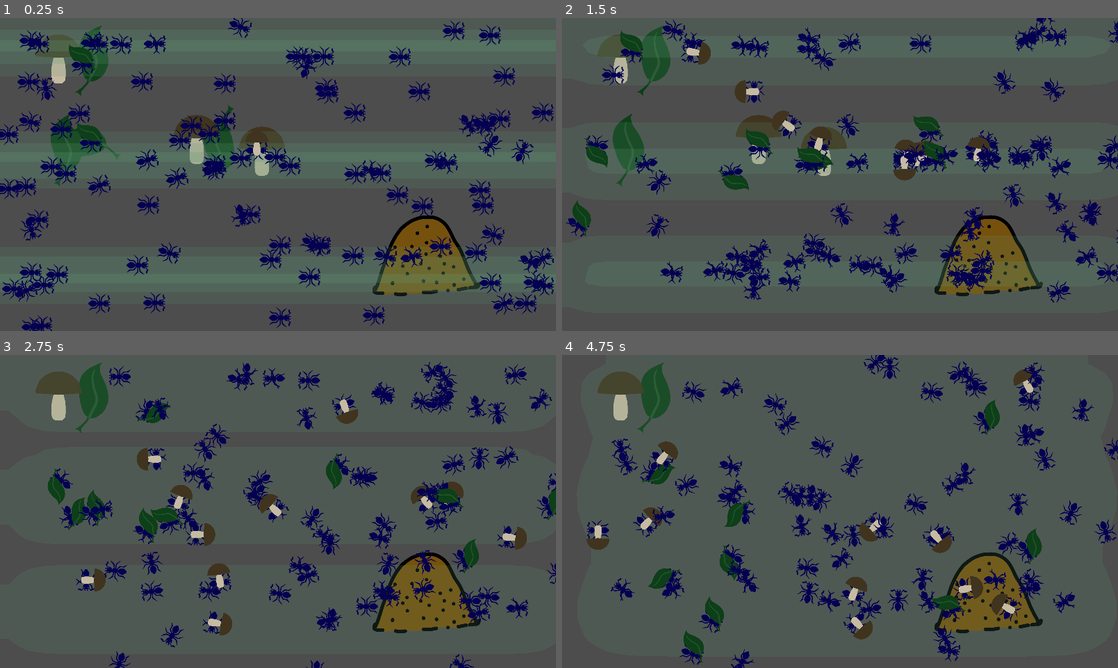
Above: before the commit, frames 1-4 (two rows, left to right).
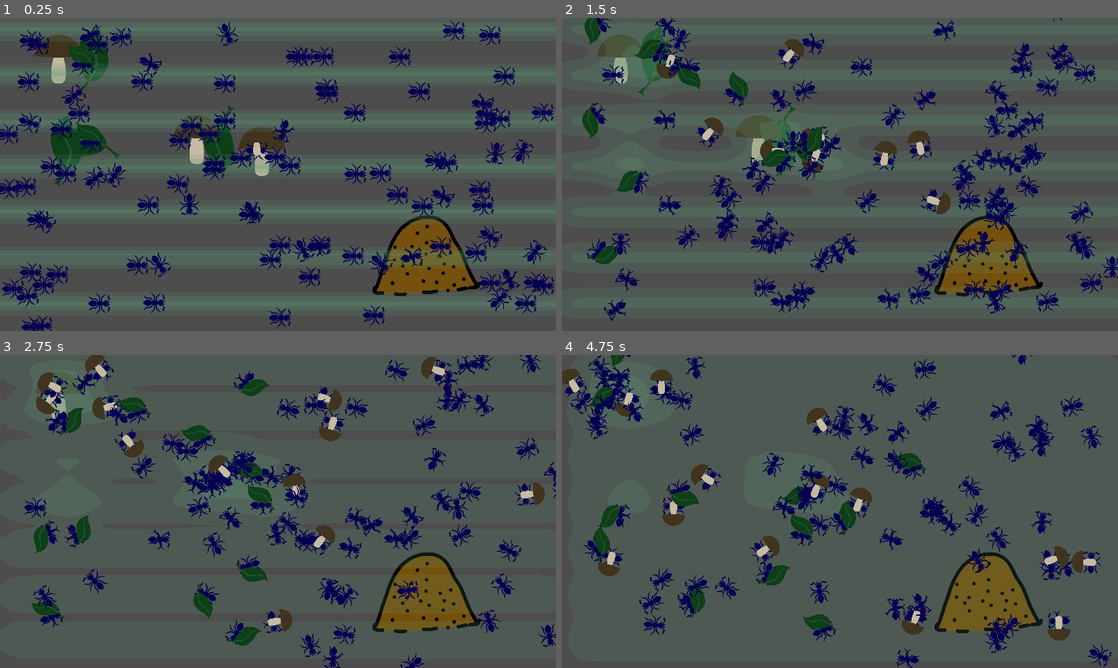
Above: after the commit, the same moments.

Repository: allemansratten/AntColonyTycoonDeluxe
Game: Godot game, scene res://game.tscn
Same seed, same stepped clock (60 frames per second), same inputs: the game is played once before the commit and once after it.
Inputs (mouse positions are in pixels of both pictures, inside the frame that each line leads up to):
- Up to frame 1 (0.25 s): no input
- Up to frame 2 (1.5 s): move the mouse to (962, 158) at 0.52 s; click (962, 158) at 0.67 s; move the mouse to (728, 190) at 1.27 s; click (728, 190) at 1.42 s
- Up to frame 3 (2.75 s): move the mouse to (333, 442) at 2.02 s; click (333, 442) at 2.17 s
- Up to frame 4 (4.75 s): move the mouse to (812, 574) at 2.77 s; click (812, 574) at 2.92 s; move the mouse to (1006, 558) at 3.52 s; click (1006, 558) at 3.67 s; move the mouse to (673, 464) at 4.27 s; click (673, 464) at 4.42 s

The runs differ from the first frame. In frame 1, 15% of the frame differs, in the area x 0-100%, y 0-95%; in frame 2, 22%, in the area x 0-100%, y 0-97%; in frame 3, 22%; in frame 4, 22%.

Commit message:
pheromone emmiters

Diff:
--- /dev/null
+++ b/pheromone_emitter.gd
@@ -0,0 +1,35 @@
+extends Node2D
+
+signal emit_pheromones(position: Vector2, strength: float, radius: float)
+@export var emission_strength: float = 1.0
+@export var emission_interval_ms: int = 1000
+@export var emission_position: Vector2 = Vector2()
+@export var emission_radius: float = 5.0
+
+var emission_timer = null
+
+
+func _ready():
+	add_to_group("pheromone_emitters")
+	emission_timer = Timer.new()
+	emission_timer.wait_time = emission_interval_ms / 1000.0
+	emission_timer.connect("timeout", Callable(self, "emit_pheromones_timer"))
+	add_child(emission_timer)
+
+
+func emit_pheromones_timer():
+	emit_signal("emit_pheromones", emission_position, emission_strength, emission_radius)
+
+
+func start_emission(position: Vector2):
+	emission_position = position
+	emission_timer.start()
+
+
+func stop_emission():
+	emission_timer.stop()
+
+
+func _exit_tree():
+	if emission_timer:
+		emission_timer.stop()
--- /dev/null
+++ b/pheromone_emitter.tscn
@@ -0,0 +1,6 @@
+[gd_scene load_steps=2 format=3 uid="uid://b7c8okxljn3n7"]
+
+[ext_resource type="Script" path="res://pheromone_emitter.gd" id="1_5qpkl"]
+
+[node name="Node2D" type="Node2D"]
+script = ExtResource("1_5qpkl")
--- a/pheromone_layer.gd
+++ b/pheromone_layer.gd
@@ -1,6 +1,6 @@
 extends ColorRect
 
-@export var grid_size = Vector2(16 * 2, 9 * 2)
+@export var grid_size = Vector2(16 * 5, 9 * 5)
 @export var overlay_color: Color = Color(1, 0, 0, 0.5)
 @export var decay_rate = 0.03  # Decay by 1%
 
@@ -29,6 +29,47 @@
 	update_shader()
 	$DecayTimer.connect("timeout", Callable(self, "decay_grid"))
 	$DecayTimer.start()
+
+	connect_pheromone_emitters()
+
+
+func connect_pheromone_emitters():
+	var emitters = get_tree().get_nodes_in_group("pheromone_emitters")
+	for emitter in emitters:
+		emitter.connect("emit_pheromones", Callable(self, "handle_pheromone_emission"))
+
+
+func _notification(what):
+	if what == NOTIFICATION_PARENTED:
+		if is_in_group("pheromone_emitters"):
+			connect("emit_pheromones", Callable(self, "handle_pheromone_emission"))
+
+
+func handle_pheromone_emission(position: Vector2, strength: float, radius: float):
+	var rect_size: Vector2 = get_viewport_rect().size
+	var grid_x: int = int(position.x / rect_size.x * grid_size.x)
+	var grid_y: int = int(position.y / rect_size.y * grid_size.y)
+
+	# Iterate through all grid points within the bounding box of the circle's diameter
+	for y_offset in range(-int(radius), int(radius) + 1):
+		var max_x_offset = int(sqrt(radius * radius - y_offset * y_offset))  # Calculate the horizontal limit based on the circle equation
+		for x_offset in range(-max_x_offset, max_x_offset + 1):
+			var current_x = grid_x + x_offset
+			var current_y = grid_y + y_offset
+
+			# Ensure the position is within grid bounds
+			if current_x >= 0 and current_x < grid_size.x and current_y >= 0 and current_y < grid_size.y:
+				# Calculate the distance from the center of the emission
+				var distance: float = Vector2(x_offset, y_offset).length()
+
+				# Apply pheromones only if within the circle radius
+				if distance <= radius:
+					# Optionally adjust strength based on distance (linear decay)
+					var adjusted_strength: float = strength * (1.0 - (distance / radius))
+					grid_data[current_y][current_x] = min(1.0, grid_data[current_y][current_x] + adjusted_strength)
+
+	# aaa
+	update_shader()
 
 
 func set_random_data():
--- a/scene_item.gd
+++ b/scene_item.gd
@@ -6,6 +6,7 @@
 @export var resources_remaining: int
 
 var sprite_node: Sprite2D = null
+var pheromone_emitter: Node = null
 var item_variant: ItemVariant
 
 func _ready():
@@ -31,12 +32,16 @@
 	sprite_node.scale = Vector2(0.5, 0.5) # Scale down the leaf
 	sprite_node.rotate(randf_range(-45, 45)) # Random rotation
 	resources_remaining = 3
+	create_pheromone_emitter()
+
 
 # Define how to visually set up the Berry
 func set_as_mushroom():
 	sprite_node.texture = load("res://resources/sprites/mushroom.png")
 	sprite_node.scale = Vector2(0.5, 0.5) # Scale down the leaf
 	resources_remaining = 5
+	create_pheromone_emitter()
+
 
 # Collision detection function
 func _on_area_2d_body_entered(ant_body: Node2D) -> void:
@@ -45,3 +50,17 @@
 		resources_remaining -= 1
 	if resources_remaining <= 0:
 		queue_free() # Remove the item from the scene
+
+# Function to create and attach a pheromone emitter
+func create_pheromone_emitter():
+	# Preload the PheromoneEmitter scene (make sure it's correctly referenced)
+	var emitter_scene: PackedScene = preload("res://pheromone_emitter.tscn")
+
+	# Instance the PheromoneEmitter
+	pheromone_emitter = emitter_scene.instantiate()
+
+	# Set the emitter's initial position to match the leaf's position
+	pheromone_emitter.position = self.position
+
+	add_child(pheromone_emitter)
+	pheromone_emitter.start_emission(self.position)
Not shown: 1 places in ant.tscn that only renumber resources
Not shown: 1 places in game.tscn that only renumber resources
